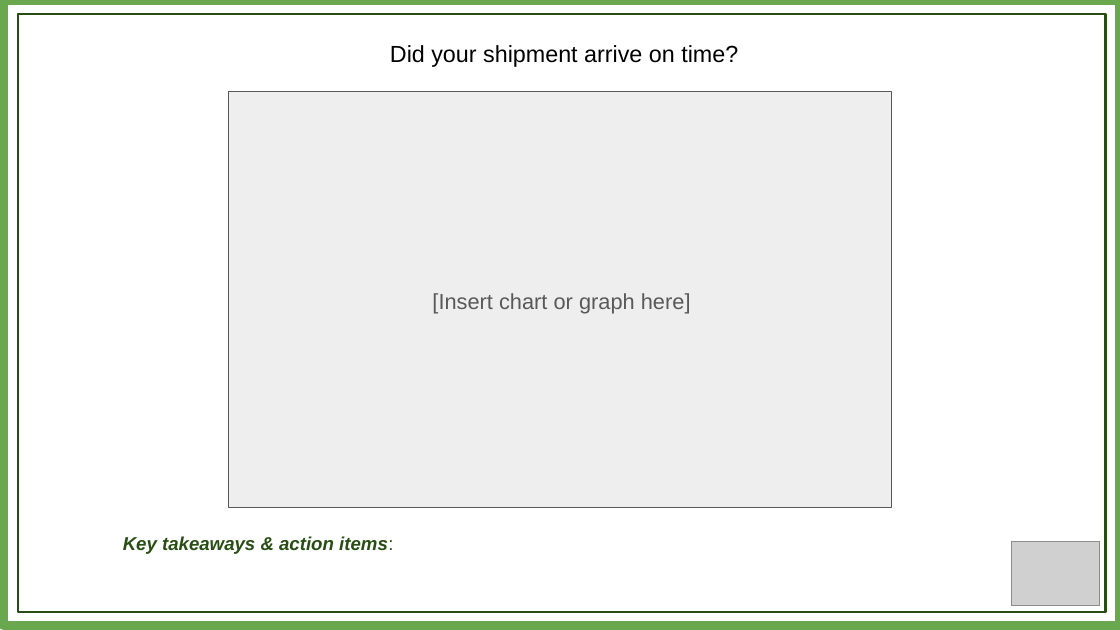
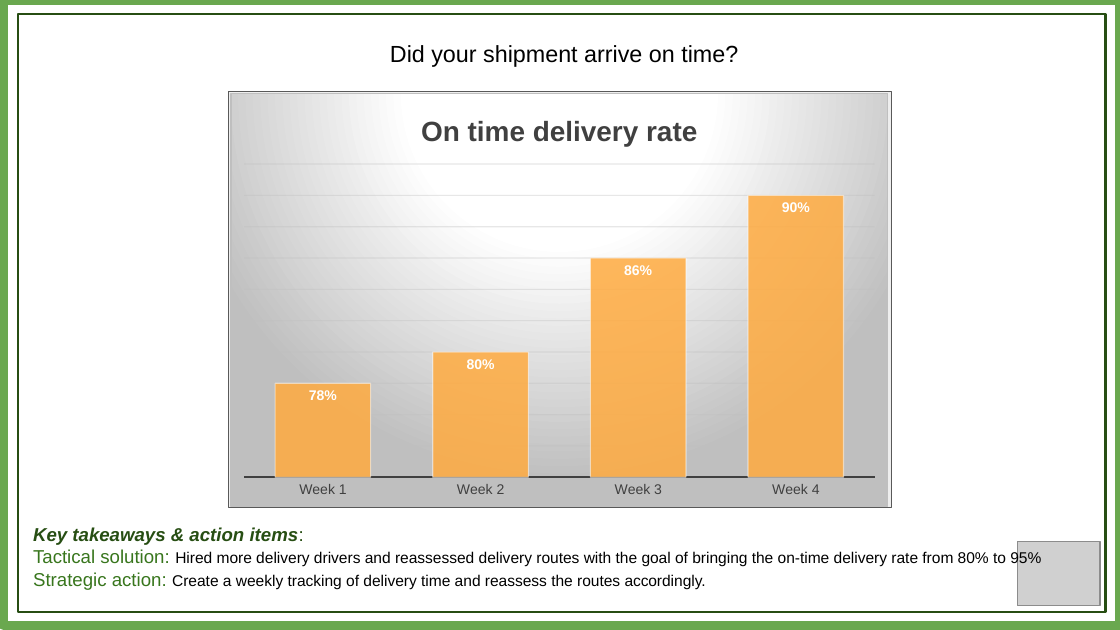
Before and after one commit to bhaumikananda/BinMon_GoogleProjectManagement, a slide deck: slide 2 of Activity-Template_-Presentation.pptx. Drawn at 1120x630 pixels with LibreOffice and Linux fonts; fonts in the diff are those of the drawing; grey boxes stand for pictures; background and template pictures are left out. Boxes give left, top, right and bottom in pixels: in the first picture for what was removed or moved away, otherwise in the second. Text is boxed around its words. In the diff, an @@ line names an element or a change of style, - is before the commit and + after.

Commit message:
Week 4 assignment
Added a sample template to be used further
Added the excel which was used for the deck

```diff
--- a/Activity-Template_-Presentation.pptx
+++ b/Activity-Template_-Presentation.pptx
@@ column chart added at (231,93,888,506) @@
+title "On time delivery rate"
+categories: Week 1, Week 2, Week 3, Week 4
+On time delivery rate: 0.78, 0.8, 0.86, 0.9
@@ text removed at (432,293,691,314) @@
-[Insert chart or graph here]
@@ text "Key takeaways & action items:": place and size @@
-text "Key takeaways & action items:" at (123,536,393,554)
+text "Key takeaways & action items:" at (33,527,1041,590)
@@ text at (33,549,1041,590): paragraphs added @@
+Tactical solution: Hired more delivery drivers and reassessed delivery routes with the goal of bringing the on-time delivery rate from 80% to 95%
+Strategic action: Create a weekly tracking of delivery time and reassess the routes accordingly.
@@ picture: place and size @@
-picture at (1011,541,1100,606)
+picture at (1017,541,1100,606)
```
Also in this commit, not shown: 4 other slides changed, 1 slide added, 1 slide removed, 1 other file.
